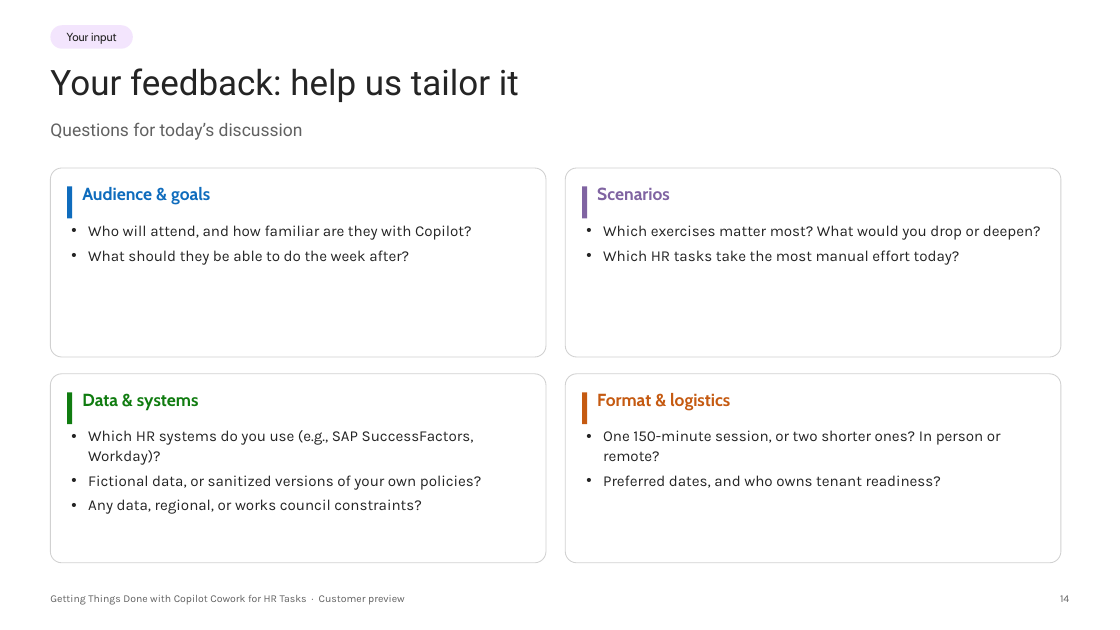
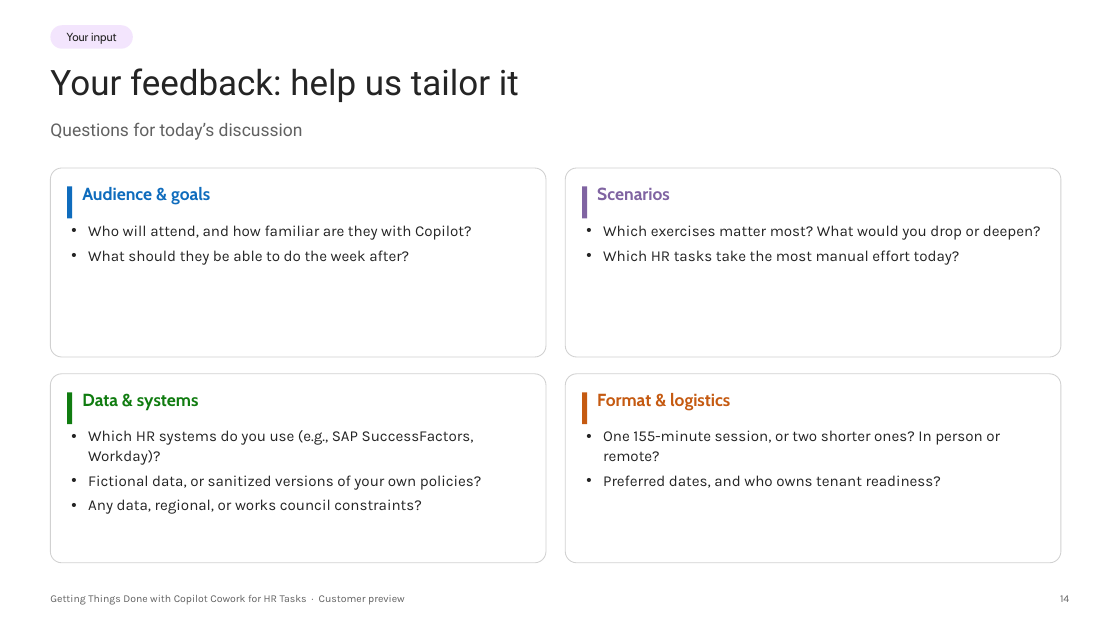
Before and after one commit to ragage/ai_hr_cowork_workshop, a slide deck: slide 14 of instructor/customer-preview-deck.pptx. Drawn at 1120x630 pixels with LibreOffice and Linux fonts; fonts in the diff are those of the drawing; background and template pictures are left out. Boxes give left, top, right and bottom in pixels: in the first picture for what was removed or moved away, otherwise in the second. Text is boxed around its words. In the diff, an @@ line names an element or a change of style, - is before the commit and + after.

```diff
--- a/instructor/customer-preview-deck.pptx
+++ b/instructor/customer-preview-deck.pptx
@@ text at bbox=[603, 430, 1000, 461]: text changed @@
-• One 150-minute session, or two shorter ones? In person or remote?
+• One 155-minute session, or two shorter ones? In person or remote?
```
Also in this commit, not shown: 5 other slides changed, 19 other files.
